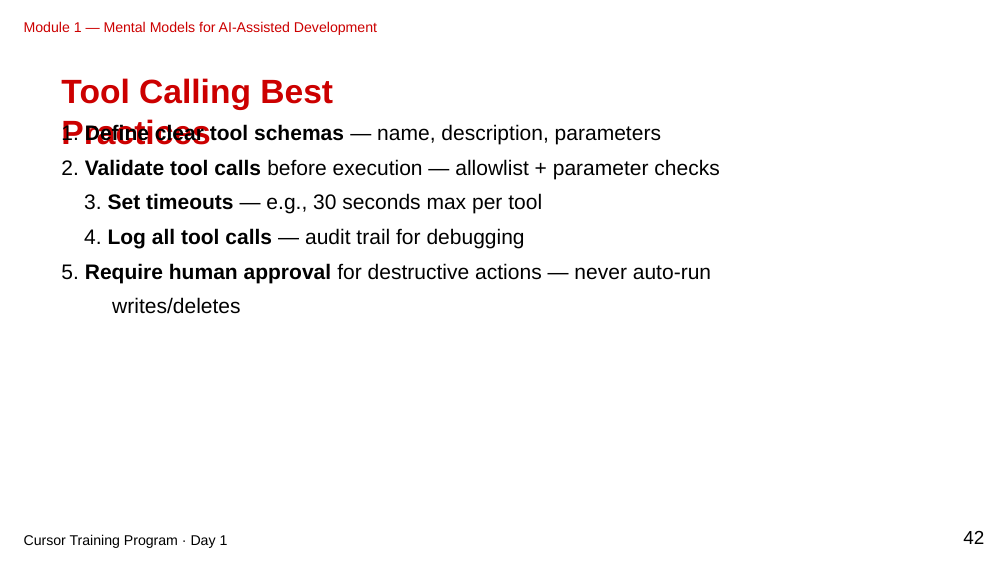
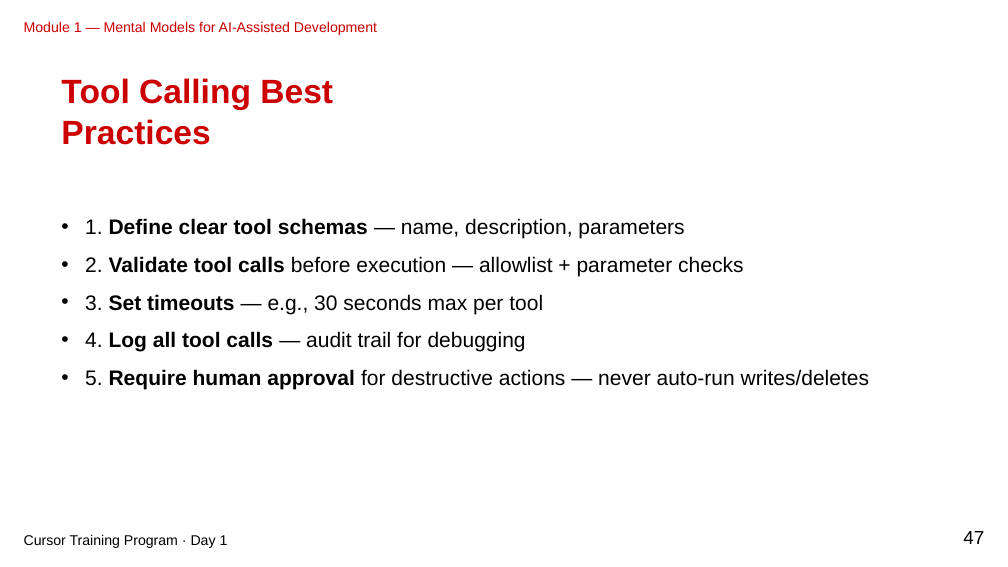
Before and after one commit to gjkaur/cursor_documentation, a slide deck: slide 47 of slides/module-01-marp-editable-clean.pptx (slide 42 before the commit). Drawn at 1008x567 pixels with LibreOffice and Linux fonts; fonts in the diff are those of the drawing. Boxes give left, top, right and bottom in pixels: in the first picture for what was removed or moved away, otherwise in the second. Text is boxed around its words. In the diff, an @@ line names an element or a change of style, - is before the commit and + after.

```diff
--- a/slides/module-01-marp-editable-clean.pptx
+++ b/slides/module-01-marp-editable-clean.pptx
@@ text removed at bbox=[61, 123, 661, 144] @@
-1. Define clear tool schemas — name, description, parameters
@@ text removed at bbox=[61, 159, 719, 179] @@
-2. Validate tool calls before execution — allowlist + parameter checks
@@ text removed at bbox=[84, 193, 542, 214] @@
-3. Set timeouts — e.g., 30 seconds max per tool
@@ text removed at bbox=[84, 228, 525, 248] @@
-4. Log all tool calls — audit trail for debugging
@@ text added at bbox=[85, 218, 869, 390], 20 pt, text #000000 @@
+• 1. Define clear tool schemas — name, description, parameters
+• 2. Validate tool calls before execution — allowlist + parameter checks
+• 3. Set timeouts — e.g., 30 seconds max per tool
+• 4. Log all tool calls — audit trail for debugging
+• 5. Require human approval for destructive actions — never auto-run writes/deletes
@@ text removed at bbox=[61, 263, 711, 283] @@
-5. Require human approval for destructive actions — never auto-run
@@ text removed at bbox=[112, 297, 240, 314] @@
-writes/deletes
@@ text at bbox=[963, 531, 984, 544]: text changed @@
-42
+47
```
Also in this commit, not shown: 49 other slides changed, 7 slides added, 36 other files.
